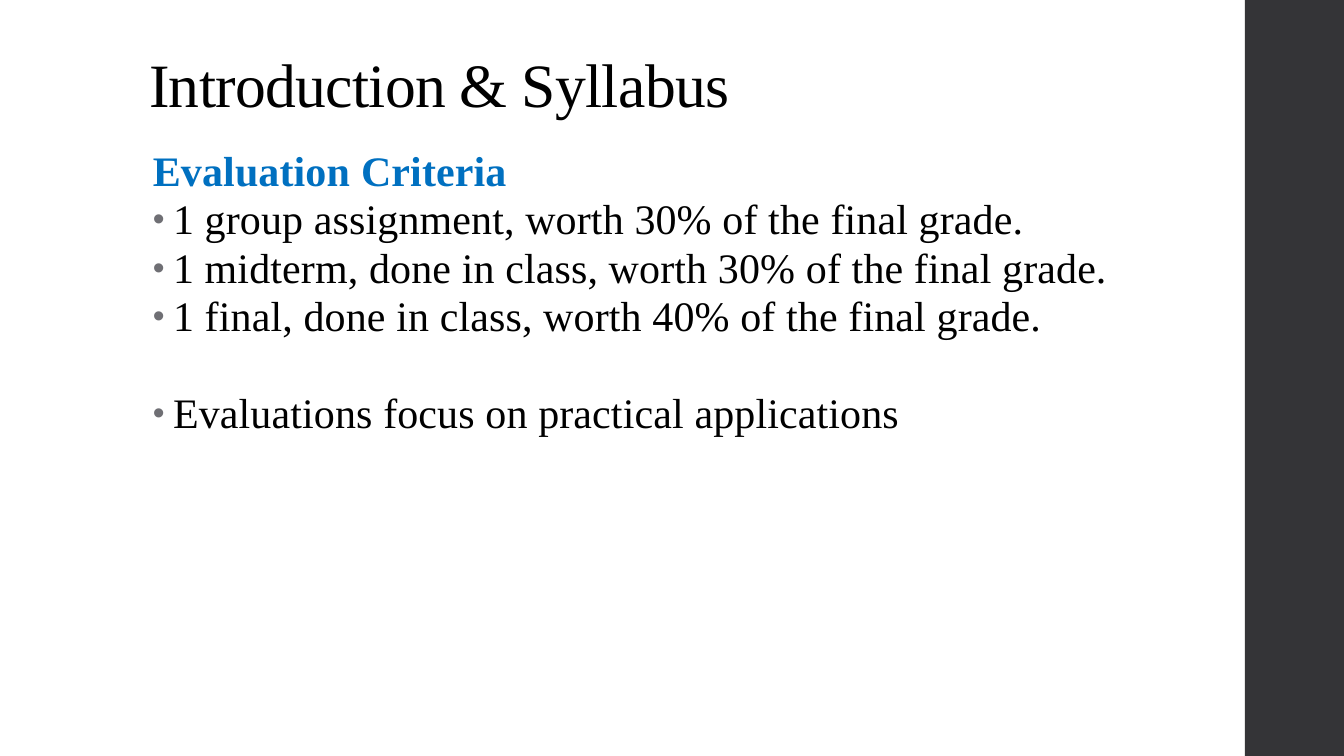
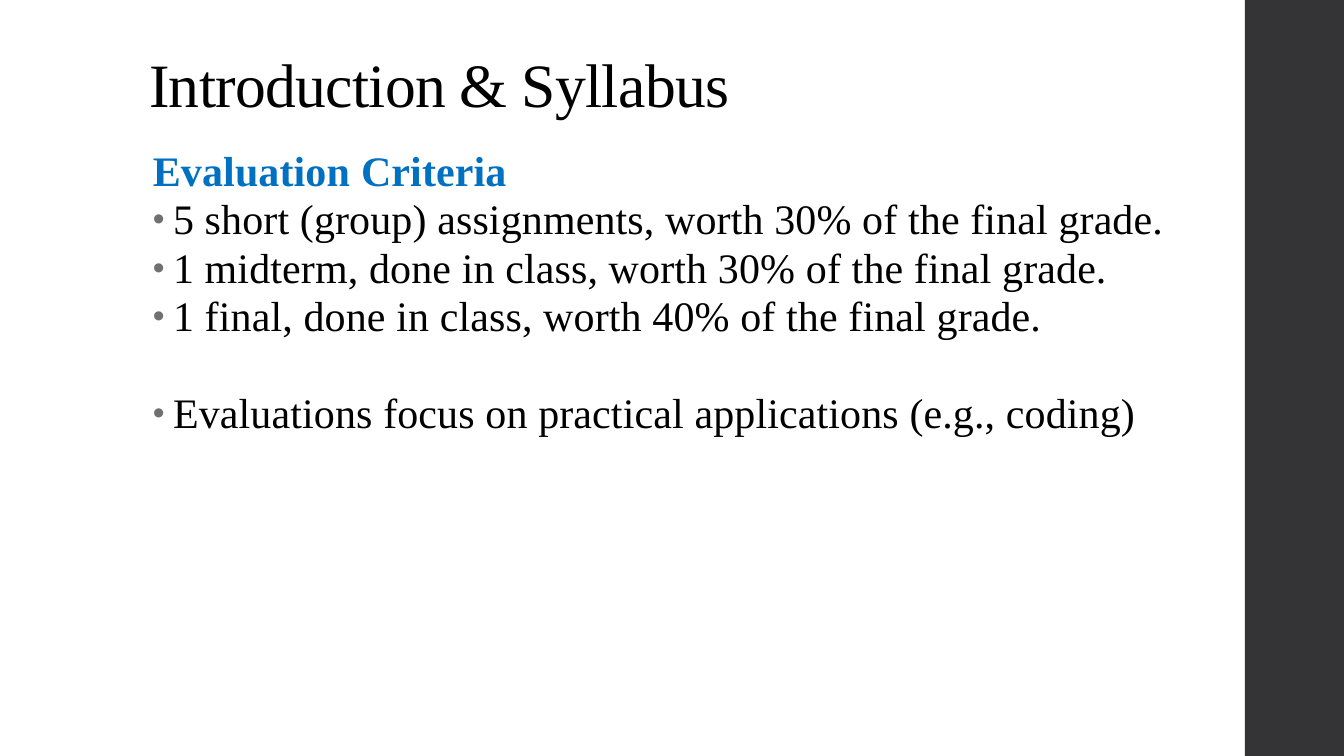
Before and after one commit to alex-hoagland/HAD5772, a slide deck: slide 7 of Lectures/Lecture01_Introduction/Lecture1_Intro.pptx. Drawn at 1344x756 pixels with LibreOffice and Linux fonts; fonts in the diff are those of the drawing. Boxes give left, top, right and bottom in pixels: in the first picture for what was removed or moved away, otherwise in the second. Text is boxed around its words. In the diff, an @@ line names an element or a change of style, - is before the commit and + after.

```diff
--- a/Lectures/Lecture01_Introduction/Lecture1_Intro.pptx
+++ b/Lectures/Lecture01_Introduction/Lecture1_Intro.pptx
@@ text at (173, 204, 1163, 242): text changed @@
-• 1 group assignment, worth 30% of the final grade.
+• 5 short (group) assignments, worth 30% of the final grade.
@@ text at (173, 398, 1135, 436): text changed @@
-• Evaluations focus on practical applications
+• Evaluations focus on practical applications (e.g., coding)
```
Also in this commit, not shown: 4 other slides changed, 3 slides added, 2 slides removed, 3 other files.
